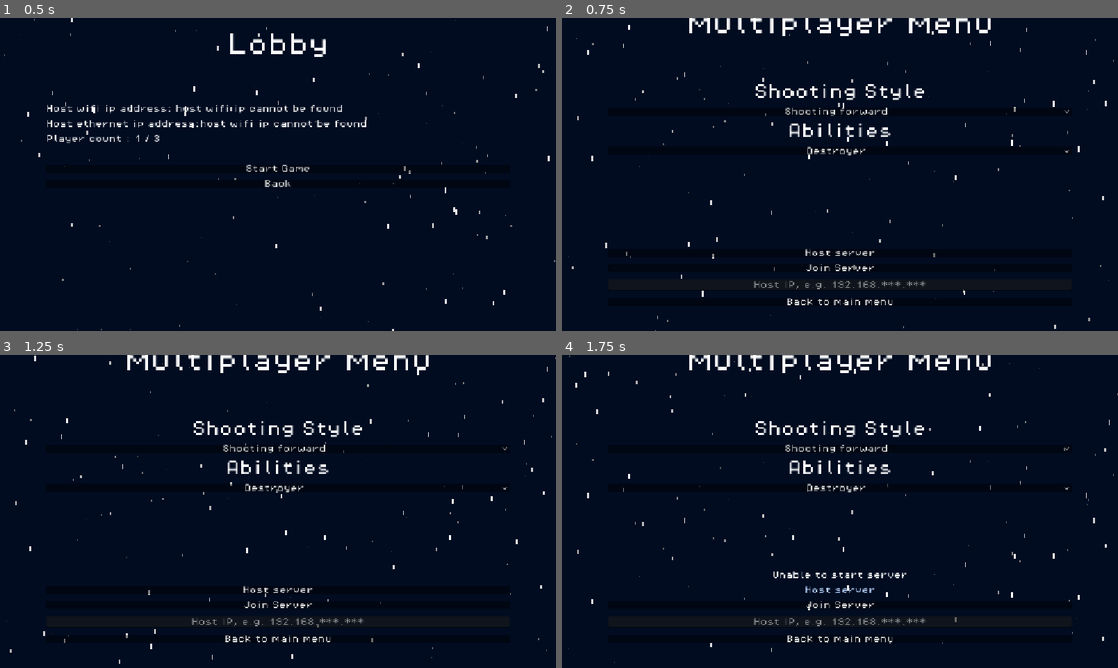
Above: before the commit, frames 1-4 (two rows, left to right).
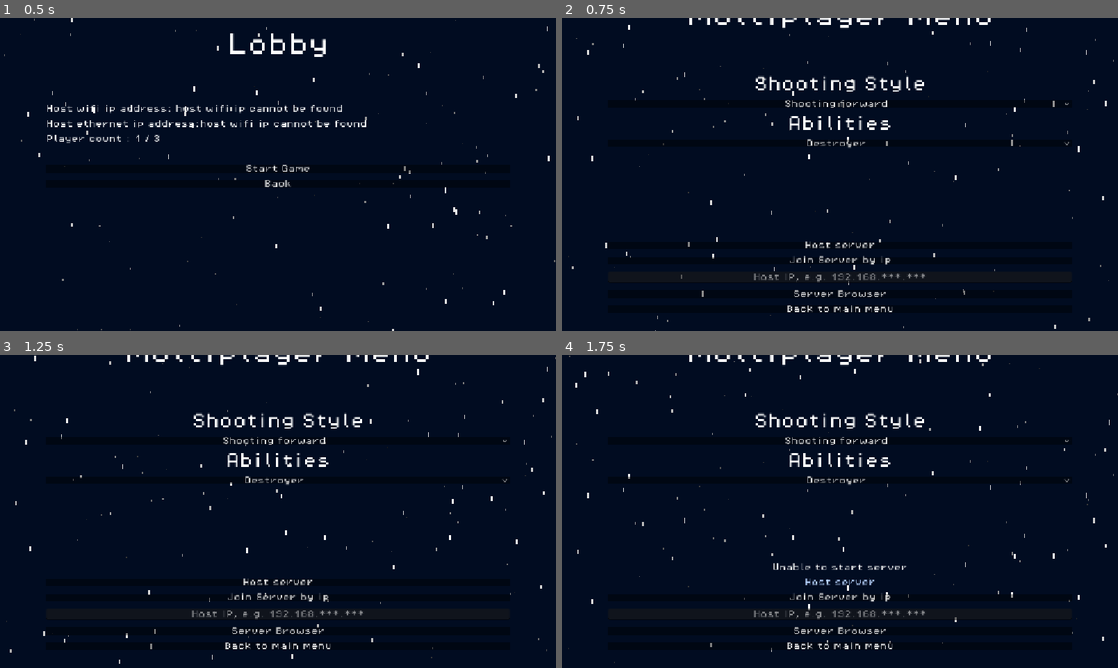
Above: after the commit, the same moments.

Repository: Draftier/Geometric-Invasion-CSS-497
Game: Godot game, scene res://multiplayer_lobby_menu.tscn
Same seed, same stepped clock (60 frames per second), same inputs: the game is played once before the commit and once after it. This scene is started directly instead of the project's main scene. The engine's default icon, where the game draws it, is replaced by a stand-in: a white triangle on a blue panel in a dark square.
Inputs:
- Up to frame 1 (0.5 s): no input
- Up to frame 2 (0.75 s): click "Back" at 0.5 s
- Up to frame 3 (1.25 s): no input
- Up to frame 4 (1.75 s): click "Host server" at 1.25 s

Frame 1 is identical in both runs. In frame 2, 4.2% of the frame differs, in the area x 11-92%, y 0-94%; in frame 3, 4.2%; in frame 4, 4.6%, in the area x 11-92%, y 0-95%.
Error after the commit: Invalid assignment of property or key 'name' with value of type 'String' on a base object of type 'GDScript'. (res://network_manager.gd:203)

Commit message:
Adding in code to broadcast and listen to use for a server browser
- Added listen and broadcast peers to network manager
- Added server browser scene and script
- Attempted to fix bug where player scenes are not being tracked correctly

Diff:
--- a/geometric-invasion/multiplayer_lobby_menu.gd
+++ b/geometric-invasion/multiplayer_lobby_menu.gd
@@ -11,6 +11,9 @@
 var num_players : int = 0
 
 func _ready() -> void:
+	# Start broadcasting to the clients
+	NetworkManager.set_up_broadcast_port("Foo")
+
 	# Connecting signals to update number of players based on
 	# - Peer connected
 	# - Peer disconnected
@@ -83,8 +86,7 @@
 # Makes multiplayer peer offline, and closes current connection to server
 # Then puts user back to multiplayer choice menu
 func _on_back_button_pressed() -> void:
-	multiplayer.multiplayer_peer.close()
-	multiplayer.multiplayer_peer = OfflineMultiplayerPeer.new()
+	NetworkManager.close_multiplayer_connection()
 	get_tree().change_scene_to_file("res://scenes/UI/multiplayer_choice_menu.tscn")
 
 # Updates player count based on number of peers
--- a/geometric-invasion/multiplayer_spawner.gd
+++ b/geometric-invasion/multiplayer_spawner.gd
@@ -48,7 +48,7 @@
 	print("spawned_player")
 
 func remove_player(id : int) -> void:
-	for i in tracked_players.size():
+	for i in tracked_players.size() - 1:
 		if tracked_players[i].get_multiplayer_authority() == id:
 			tracked_players[i].queue_free()
 			tracked_players.remove_at(i)
--- a/geometric-invasion/network_manager.gd
+++ b/geometric-invasion/network_manager.gd
@@ -13,6 +13,24 @@
 signal connecting_to_server
 signal connection_to_server_failed
 signal game_started_signal
+
+@export var listen_port : int = 8081
+var listen_peer : PacketPeerUDP
+
+@export var broadcast_port : int = 8082
+var broadcast_peer : PacketPeerUDP
+
+@export var broadcast_address : String = "255.255.255.255"
+
+# Object that represents ServerInfo to be sent between scripts
+class ServerInfo:
+	var server_ip : String
+	var server_port : int
+	var server_dictionary
+
+# Dictionary sent from server to clients to represent server name and player count
+var server_dictionary = {"name":"name", "player_count": 0}
+
 
 var wifi_ip_address : String
 var ethernet_ip_address : String
@@ -166,3 +184,61 @@
 		else:
 			multiplayer.send_auth(peer_id, "Approved".to_utf8_buffer())
 			multiplayer.complete_auth(peer_id)
+
+func close_multiplayer_connection() -> void:
+	multiplayer.multiplayer_peer.close()
+	multiplayer.multiplayer_peer = OfflineMultiplayerPeer.new()
+
+func set_up_listen_port() -> void:
+	listen_peer = PacketPeerUDP.new()
+
+	var error = listen_peer.bind(listen_port)
+
+	if error != OK:
+		print("Failed to bind to listen port!")
+
+func set_up_broadcast_port(name : String) -> void:
+	var server_info = ServerInfo
+
+	server_info.name = name
+	server_info.player_count = multiplayer.get_peers().size() + 1
+
+	broadcast_peer = PacketPeerUDP.new()
+	broadcast_peer.set_broadcast_enabled(true)
+	broadcast_peer.set_dest_address(broadcast_address, listen_port)
+
+	var error = broadcast_peer.bind(broadcast_port)
+
+	if error != OK:
+		print("Failed to bind to broadcast port")
+
+func obtain_server_information() -> ServerInfo:
+	var current_info = ServerInfo
+
+	if listen_peer.get_available_packet_count() > 0:
+		# Obtain information from packet header
+		current_info.ip = listen_peer.get_packet_ip()
+		current_info.server_ip = listen_peer.get_packet_ip()
+		current_info.server_port = listen_peer.get_packet_port()
+
+		# Obtain information from within packet
+		var bytes = listen_peer.get_packet()
+		var data = bytes.get_string_from_ascii()
+
+		# Set returned server info dictionary to the dictionary given from server
+		current_info.server_dictionary = JSON.parse_string(data)
+
+		# Return server information
+		return current_info
+
+	return null
+
+func broadcast_server_information() -> void:
+	var server_info = ServerInfo
+
+	server_info.name = name
+	server_info.player_count = multiplayer.get_peers().size() + 1
+
+	var data = JSON.stringify(server_info)
+	var packet = data.to_ascii_buffer()
+	broadcast_peer.put_packet(packet)
--- a/geometric-invasion/scenes/UI/multiplayer_choice_menu.gd
+++ b/geometric-invasion/scenes/UI/multiplayer_choice_menu.gd
@@ -36,29 +36,6 @@
 
 	get_tree().change_scene_to_file("res://multiplayer_lobby_menu.tscn")
 
-func _on_join_button_pressed() -> void:
-	var ip_address = ip_input.text
-	#var error = NetworkManager.start_client(ip_address)
-
-	if ip_address == "" or !ip_address.is_valid_ip_address():
-		error_label.text = "Invalid ip_address"
-		var timer = get_tree().create_timer(1.0)
-		await timer.timeout
-		ip_input.clear()
-		error_label.text = ""
-		return
-
-	if !NetworkManager.start_client(ip_address):
-		error_label.text = "Could not start connection"
-		var timer = get_tree().create_timer(1.0)
-		await timer.timeout
-		error_label.text = ""
-
-
-
-		#get_tree().change_scene_to_file("res://multiplayer_lobby_menu.tscn")
-		pass
-
 
 func _on_back_button_pressed() -> void:
 	NetworkManager.stop_server()
@@ -85,3 +62,32 @@
 	await timer.timeout
 	ip_input.clear()
 	error_label.text = ""
+
+
+func _on_join_by_ip_pressed() -> void:
+	var ip_address = ip_input.text
+	#var error = NetworkManager.start_client(ip_address)
+
+	if ip_address == "" or !ip_address.is_valid_ip_address():
+		error_label.text = "Invalid ip_address"
+		var timer = get_tree().create_timer(1.0)
+		await timer.timeout
+		ip_input.clear()
+		error_label.text = ""
+		return
+
+	if !NetworkManager.start_client(ip_address):
+		error_label.text = "Could not start connection"
+		var timer = get_tree().create_timer(1.0)
+		await timer.timeout
+		error_label.text = ""
+
+
+
+	#get_tree().change_scene_to_file("res://multiplayer_lobby_menu.tscn")
+	pass
+
+# Function should open a listen port on the lan
+# When receiving packet from listen port, parse packet and obtain server ip and port
+func _on_open_server_browser_pressed() -> void:
+	get_tree().change_scene_to_file("res://server_browser.tscn")
--- a/geometric-invasion/scenes/UI/multiplayer_choice_menu.tscn
+++ b/geometric-invasion/scenes/UI/multiplayer_choice_menu.tscn
@@ -116,16 +116,21 @@
 theme_override_styles/normal = ExtResource("3_cfko7")
 text = "Host server"
 
-[node name="JoinButton" type="Button" parent="MarginContainer/MultiplayerMenu/MarginContainer/VBoxContainer" unique_id=1979438574]
+[node name="JoinByIp" type="Button" parent="MarginContainer/MultiplayerMenu/MarginContainer/VBoxContainer" unique_id=1979438574]
 layout_mode = 2
 theme_override_styles/normal = ExtResource("3_cfko7")
-text = "Join Server"
+text = "Join Server by ip"
 
 [node name="IpInput" type="LineEdit" parent="MarginContainer/MultiplayerMenu/MarginContainer/VBoxContainer" unique_id=1162111617]
 unique_name_in_owner = true
 layout_mode = 2
 placeholder_text = "Host IP, e.g. 192.168.***.***"
 alignment = 1
+
+[node name="OpenServerBrowser" type="Button" parent="MarginContainer/MultiplayerMenu/MarginContainer/VBoxContainer" unique_id=332209589]
+layout_mode = 2
+theme_override_styles/normal = ExtResource("3_cfko7")
+text = "Server Browser"
 
 [node name="BackButton" type="Button" parent="MarginContainer/MultiplayerMenu/MarginContainer/VBoxContainer" unique_id=988965015]
 layout_mode = 2
@@ -135,5 +140,6 @@
 [connection signal="item_selected" from="MarginContainer/MultiplayerMenu/MarginContainer2/VBoxContainer/ShootOptions" to="." method="_on_shoot_options_item_selected"]
 [connection signal="item_selected" from="MarginContainer/MultiplayerMenu/MarginContainer2/VBoxContainer/AbilityOptions" to="." method="_on_ability_options_item_selected"]
 [connection signal="pressed" from="MarginContainer/MultiplayerMenu/MarginContainer/VBoxContainer/HostButton" to="." method="_on_host_button_pressed"]
-[connection signal="pressed" from="MarginContainer/MultiplayerMenu/MarginContainer/VBoxContainer/JoinButton" to="." method="_on_join_button_pressed"]
+[connection signal="pressed" from="MarginContainer/MultiplayerMenu/MarginContainer/VBoxContainer/JoinByIp" to="." method="_on_join_by_ip_pressed"]
+[connection signal="pressed" from="MarginContainer/MultiplayerMenu/MarginContainer/VBoxContainer/OpenServerBrowser" to="." method="_on_open_server_browser_pressed"]
 [connection signal="pressed" from="MarginContainer/MultiplayerMenu/MarginContainer/VBoxContainer/BackButton" to="." method="_on_back_button_pressed"]
--- /dev/null
+++ b/geometric-invasion/server_browser.gd
@@ -0,0 +1,32 @@
+extends Control
+
+signal found_server
+signal server_removed
+
+
+@export var listen_port : int = 8081
+@export var server_info : PackedScene
+@export var listen_check_frequency : float = 3.0
+
+func _ready() -> void:
+	NetworkManager.set_up_listen_port()
+
+func clean_up() -> void:
+	NetworkManager.listen_peer.close()
+
+	#if NetworkManager.broadcast_peer != null:
+		#NetworkManager.broadcast_peer.close()
+
+func _exit_tree() -> void:
+	clean_up()
+
+func _on_back_to_menu_button_pressed() -> void:
+	get_tree().change_scene_to_file("res://scenes/UI/multiplayer_choice_menu.tscn")
+
+func _process(delta: float) -> void:
+	var server_info = NetworkManager.obtain_server_information()
+
+	if server_info == null:
+		return
+	else:
+		print("server ip: " + server_info.server_ip + " server port: " + server_info.server_port + " server info: " + str(server_info.server_dictionary))
--- /dev/null
+++ b/geometric-invasion/server_browser.tscn
@@ -0,0 +1,71 @@
+[gd_scene format=3 uid="uid://cnmfu0thrs6f2"]
+
+[ext_resource type="PackedScene" uid="uid://cnr36qxaqynbc" path="res://scenes/star_background.tscn" id="1_1k87n"]
+[ext_resource type="Script" uid="uid://djgduw3toc837" path="res://server_browser.gd" id="1_yhaig"]
+
+[node name="ServerBrowser" type="Control" unique_id=1590385312]
+layout_mode = 3
+anchors_preset = 15
+anchor_right = 1.0
+anchor_bottom = 1.0
+grow_horizontal = 2
+grow_vertical = 2
+script = ExtResource("1_yhaig")
+
+[node name="StarBackground" parent="." unique_id=1934287316 instance=ExtResource("1_1k87n")]
+unique_name_in_owner = true
+
+[node name="MarginContainer" type="MarginContainer" parent="." unique_id=185778783]
+layout_mode = 0
+offset_right = 1152.0
+offset_bottom = 649.0
+theme_override_constants/margin_left = 64
+theme_override_constants/margin_top = 64
+theme_override_constants/margin_right = 64
+theme_override_constants/margin_bottom = 64
+
+[node name="Panel" type="Panel" parent="MarginContainer" unique_id=613669447]
+layout_mode = 2
+
+[node name="VBoxContainer2" type="VBoxContainer" parent="MarginContainer" unique_id=479293288]
+layout_mode = 2
+
+[node name="VBoxContainer" type="VBoxContainer" parent="MarginContainer/VBoxContainer2" unique_id=1437078926]
+layout_mode = 2
+
+[node name="ServerInfo" type="HBoxContainer" parent="MarginContainer/VBoxContainer2/VBoxContainer" unique_id=1660320244]
+layout_mode = 2
+
+[node name="RoomNameLabel" type="Label" parent="MarginContainer/VBoxContainer2/VBoxContainer/ServerInfo" unique_id=1325273508]
+layout_mode = 2
+size_flags_horizontal = 3
+text = "Name"
+
+[node name="IpAddressLabel" type="Label" parent="MarginContainer/VBoxContainer2/VBoxContainer/ServerInfo" unique_id=2047325546]
+layout_mode = 2
+size_flags_horizontal = 3
+text = "Ip Address"
+
+[node name="PlayerCountLabel" type="Label" parent="MarginContainer/VBoxContainer2/VBoxContainer/ServerInfo" unique_id=931986879]
+layout_mode = 2
+size_flags_horizontal = 3
+text = "Player Count"
+
+[node name="PlayerCountLabel2" type="Label" parent="MarginContainer/VBoxContainer2/VBoxContainer/ServerInfo" unique_id=607472700]
+layout_mode = 2
+size_flags_horizontal = 3
+text = "Join"
+
+[node name="ScrollContainer" type="ScrollContainer" parent="MarginContainer/VBoxContainer2" unique_id=941197719]
+layout_mode = 2
+size_flags_vertical = 3
+
+[node name="ServerList" type="VBoxContainer" parent="MarginContainer/VBoxContainer2/ScrollContainer" unique_id=1176547174]
+layout_mode = 2
+size_flags_horizontal = 3
+
+[node name="BackToButton" type="Button" parent="MarginContainer/VBoxContainer2" unique_id=349531707]
+layout_mode = 2
+text = "Exit Server Browser"
+
+[connection signal="pressed" from="MarginContainer/VBoxContainer2/BackToButton" to="." method="_on_back_to_menu_button_pressed"]
--- /dev/null
+++ b/geometric-invasion/server_info.tscn
@@ -0,0 +1,23 @@
+[gd_scene format=3 uid="uid://bnqykgdlppqo1"]
+
+[node name="ServerInfo" type="HBoxContainer" unique_id=354989575]
+
+[node name="RoomNameLabel" type="Label" parent="." unique_id=780648709]
+layout_mode = 2
+size_flags_horizontal = 3
+text = "PlaceHolderName"
+
+[node name="IpAddressLabel" type="Label" parent="." unique_id=1804551319]
+layout_mode = 2
+size_flags_horizontal = 3
+text = "192.168.***.***"
+
+[node name="PlayerCountLabel" type="Label" parent="." unique_id=1851367168]
+layout_mode = 2
+size_flags_horizontal = 3
+text = "0 / 3"
+
+[node name="Button" type="Button" parent="." unique_id=1825947810]
+layout_mode = 2
+size_flags_horizontal = 3
+text = "Join Server"
Not shown, added: geometric-invasion/server_browser.gd.uid
